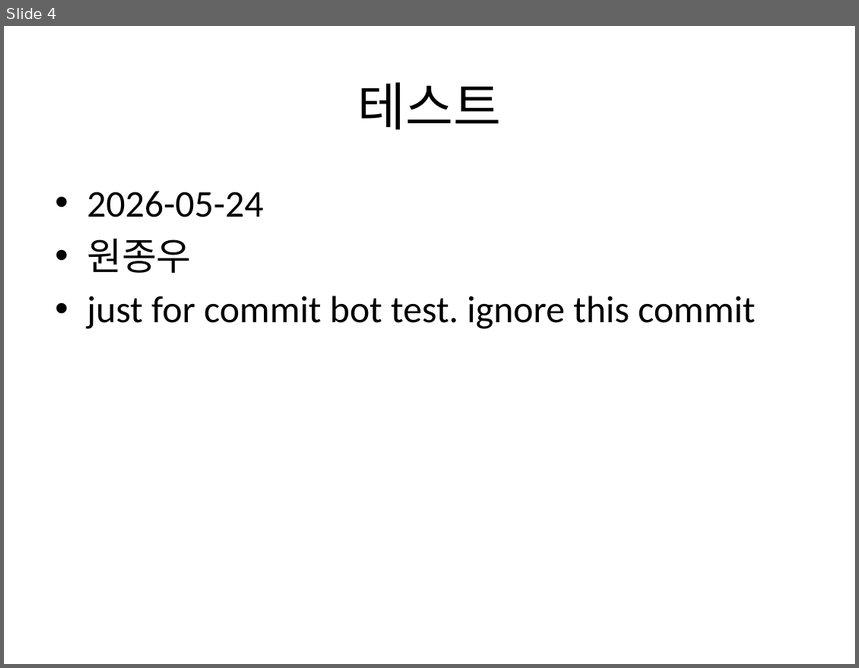
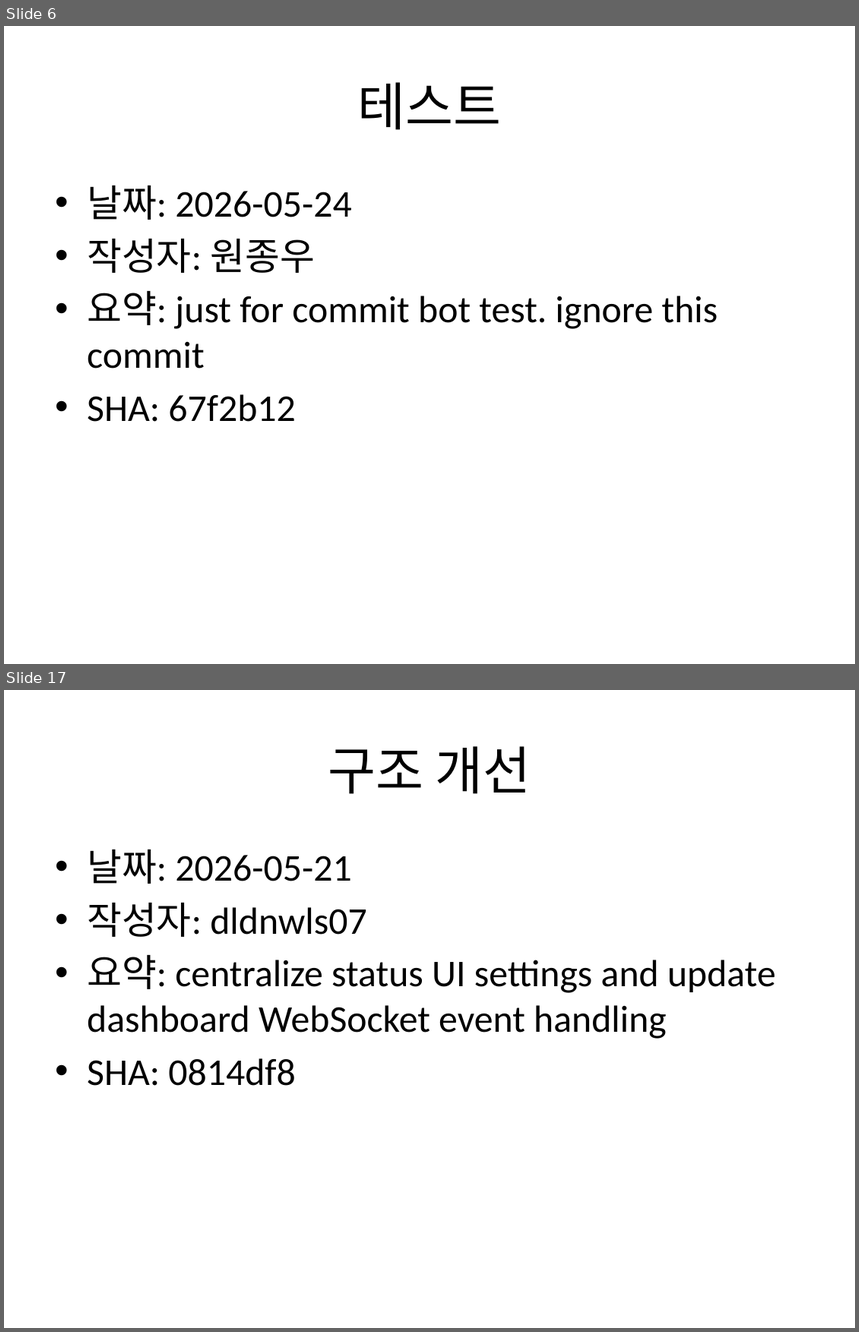
Before and after one commit to Jongwoo0101/worksight-commit-bot, a slide deck: data/commit_report.pptx. Shown one above the other, each under a label of ours: slide 4 before the commit, slides 6 and 17 after it; the slides between them are not shown. The pictures are 859x668 and 859x1332 pixels, drawn with LibreOffice and Linux fonts; fonts in the diff are those of the drawing. Boxes give left, top, right and bottom in pixels: in the first picture for what was removed or moved away, otherwise in the second. Text is boxed around its words. In the diff, an @@ line names an element or a change of style, - is before the commit and + after.

Commit message:
feat: target repo 신규 커밋 1건 반영 - test: just for commit bot test. ignore this commit 22 작성자: 원종우 코드: 5f60a31

```diff
--- a/data/commit_report.pptx
+++ b/data/commit_report.pptx
@@ slide 17 added at (4, 690, 855, 1328), background #FFFFFF @@
@@ title added at (328, 746, 531, 794), 44 pt, text #000000 @@
+구조 개선
@@ text added at (87, 850, 776, 1086), 32 pt, text #000000 @@
+• 날짜: 2026-05-21
+• 작성자: dldnwls07
+• 요약: centralize status UI settings and update dashboard WebSocket event handling
+• SHA: 0814df8
@@ what was slide 4 is now slide 6 @@
@@ slide 6 changed as well @@
@@ text at (87, 186, 718, 422): text changed @@
-• 2026-05-24
-• 원종우
-• just for commit bot test. ignore this commit
+• 날짜: 2026-05-24
+• 작성자: 원종우
+• 요약: just for commit bot test. ignore this commit
+• SHA: 67f2b12
```
Also in this commit, not shown: 1 other slide changed, 175 other slides added, 4 other files.
